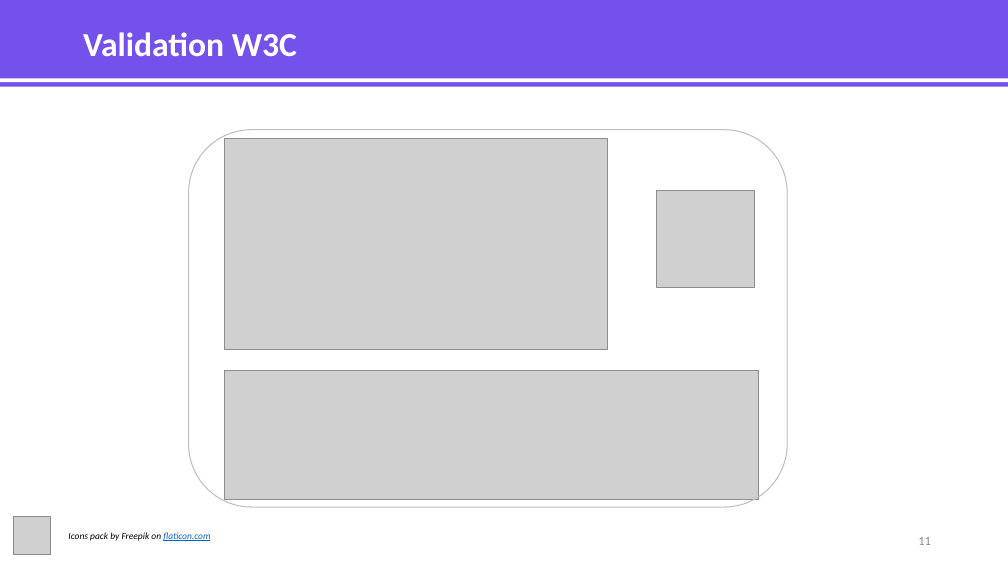
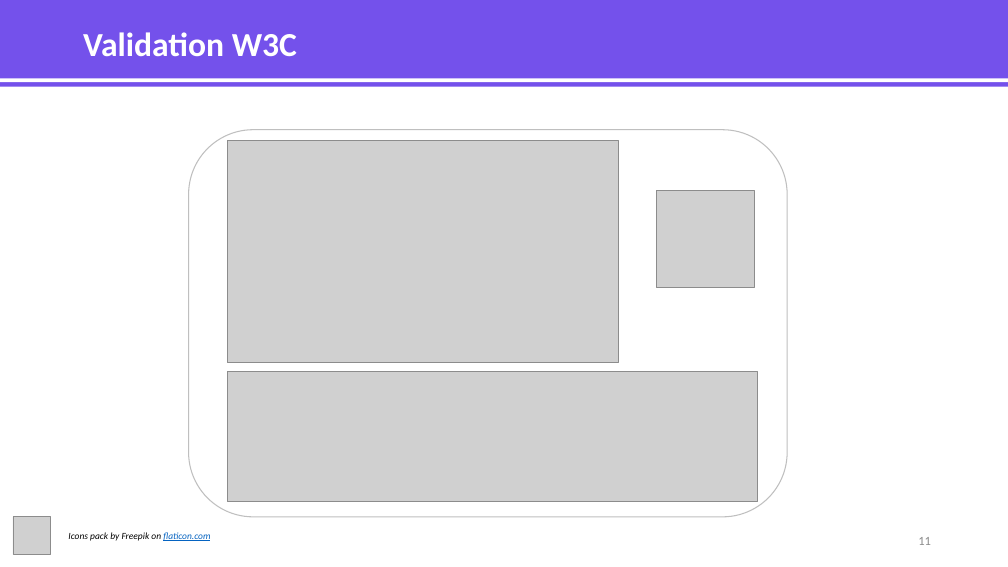
Before and after one commit to MrGyo/Animations-OhMyFood, a slide deck: slide 11 of soutenance/SOUTENANCE_P3_WEBDEV_20200308.pptx. Drawn at 1008x567 pixels with LibreOffice and Linux fonts; fonts in the diff are those of the drawing; grey boxes stand for pictures. Boxes give left, top, right and bottom in pixels: in the first picture for what was removed or moved away, otherwise in the second. Text is boxed around its words. In the diff, an @@ line names an element or a change of style, - is before the commit and + after.

```diff
--- a/soutenance/SOUTENANCE_P3_WEBDEV_20200308.pptx
+++ b/soutenance/SOUTENANCE_P3_WEBDEV_20200308.pptx
@@ rounded rectangle: place and size @@
-rounded rectangle at box(189, 130, 788, 507)
+rounded rectangle at box(189, 130, 788, 517)
@@ picture: place and size @@
-picture at box(225, 138, 607, 349)
+picture at box(227, 141, 618, 363)
```
